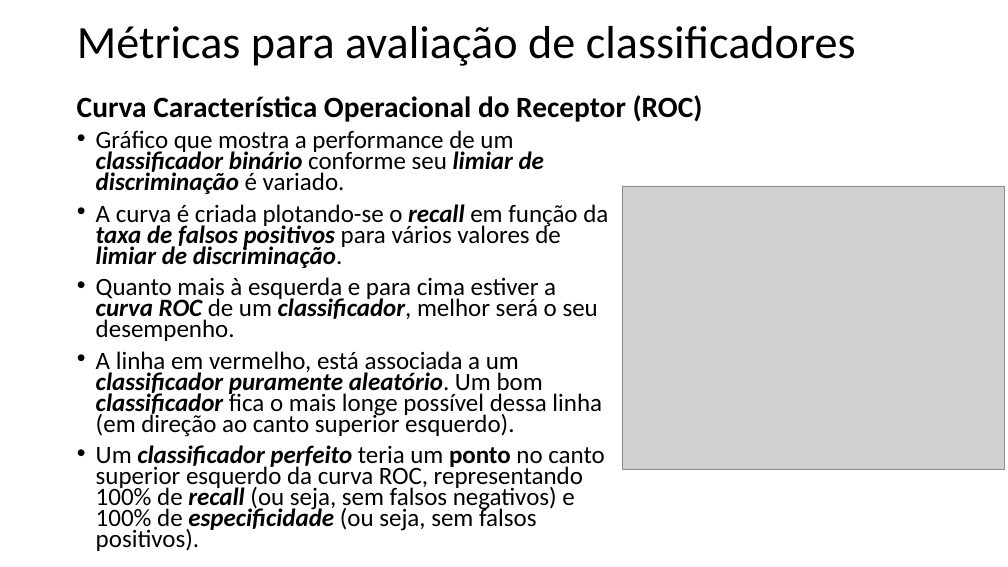
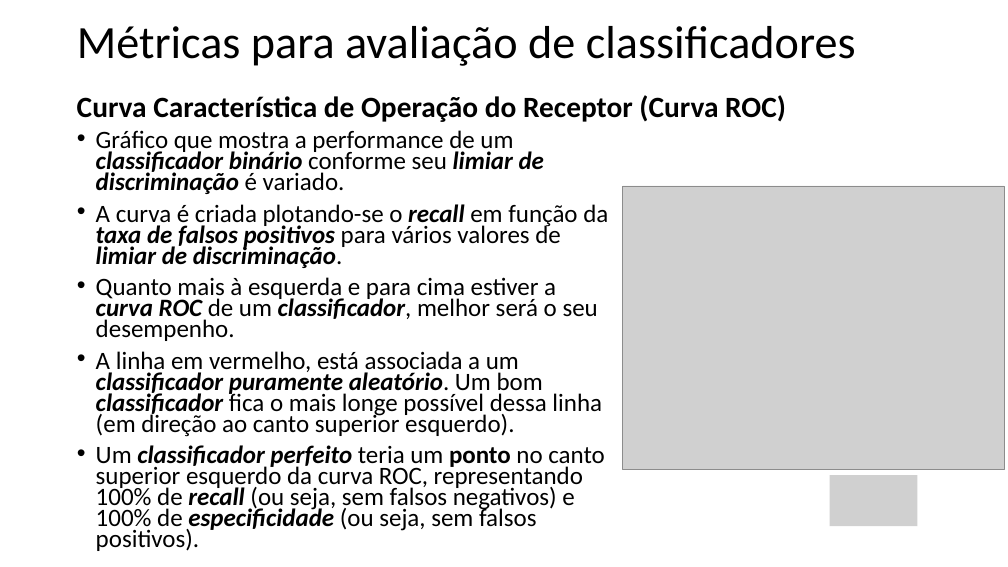
Before and after one commit to zz4fap/t320_aprendizado_de_maquina, a slide deck: slide 13 of slides/T320_Classificação (Parte V).pptx. Drawn at 1008x567 pixels with LibreOffice and Linux fonts; fonts in the diff are those of the drawing; grey boxes stand for pictures. Boxes give left, top, right and bottom in pixels: in the first picture for what was removed or moved away, otherwise in the second. Text is boxed around its words. In the diff, an @@ line names an element or a change of style, - is before the commit and + after.

```diff
--- a/slides/T320_Classificação (Parte V).pptx
+++ b/slides/T320_Classificação (Parte V).pptx
@@ text at bbox=[77, 95, 786, 122]: text changed @@
-Curva Característica Operacional do Receptor (ROC)
+Curva Característica de Operação do Receptor (Curva ROC)
@@ picture added at bbox=[830, 476, 917, 526] @@
```
Also in this commit, not shown: 9 other slides changed, 2 other files.
